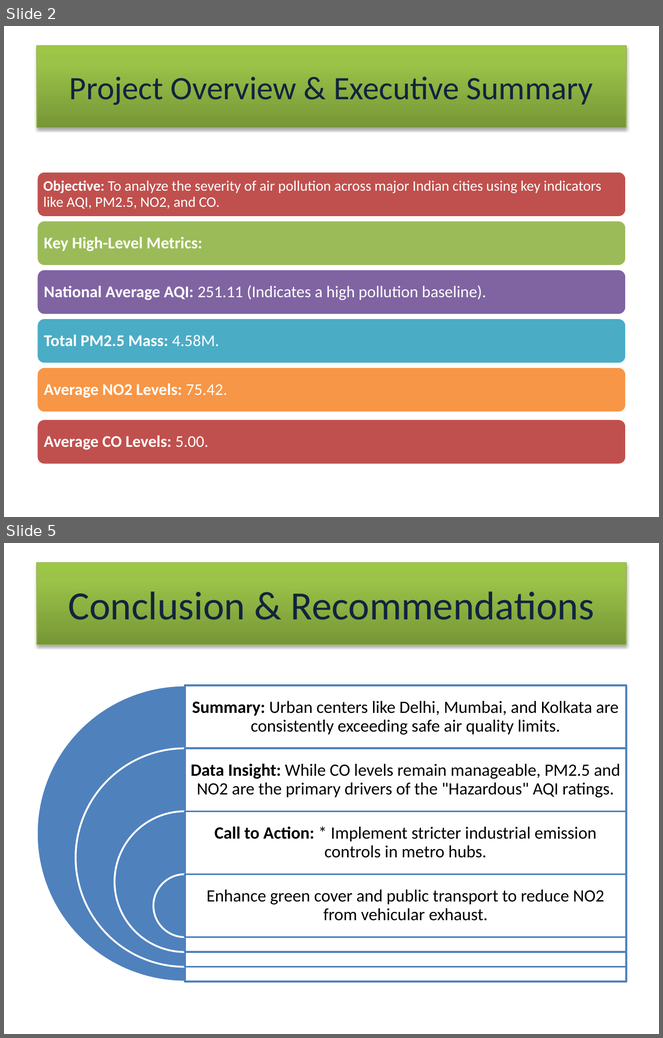
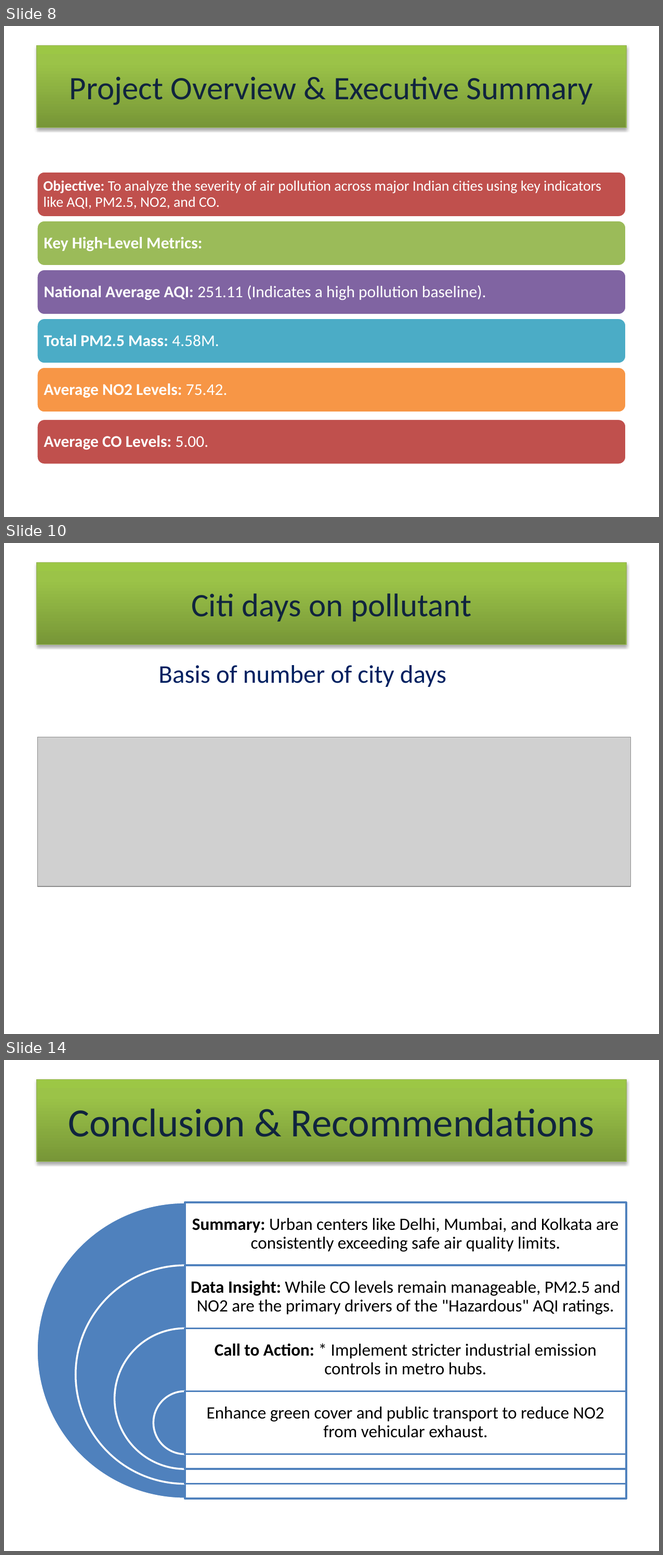
Before and after one commit to lopa3399/IT-anudip, a slide deck: PowerBI/project/The Air We Breathe.pptx. Shown one above the other, each under a label of ours: slides 2 and 5 before the commit, slides 8, 10 and 14 after it; the slides between them are not shown. The pictures are 663x1038 and 663x1555 pixels, drawn with LibreOffice and Linux fonts; fonts in the diff are those of the drawing; grey boxes stand for pictures. Boxes give left, top, right and bottom in pixels: in the first picture for what was removed or moved away, otherwise in the second. Text is boxed around its words. In the diff, an @@ line names an element or a change of style, - is before the commit and + after.

```diff
--- a/PowerBI/project/The Air We Breathe.pptx
+++ b/PowerBI/project/The Air We Breathe.pptx
@@ slide 10 added at (x1=4, y1=543, x2=659, y2=1034), background #FFFFFF @@
@@ title added at (x1=37, y1=563, x2=626, y2=644), fill gradient #779737 to #9BC348 to #9DC746, outline #98B955 0.75 pt, 36 pt, text #0F243E @@
+Citi days on pollutant
@@ text added at (x1=158, y1=665, x2=447, y2=687), 28 pt, text #002060 @@
+Basis of number of city days
@@ picture added at (x1=37, y1=737, x2=631, y2=886) @@
@@ what was slide 2 is now slide 8 @@
@@ what was slide 5 is now slide 14 @@
```
Also in this commit, not shown: 4 slides changed, 10 other slides added, 3 slides removed, 25 other files.
